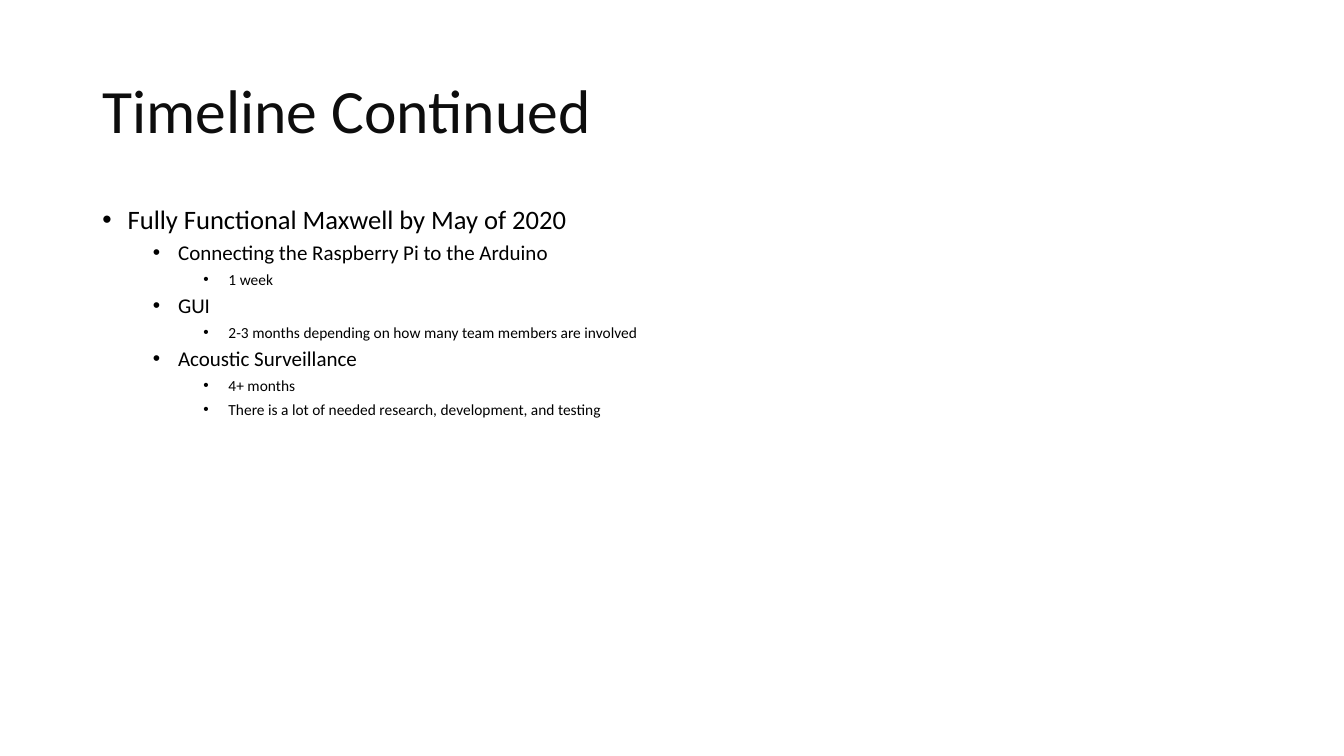
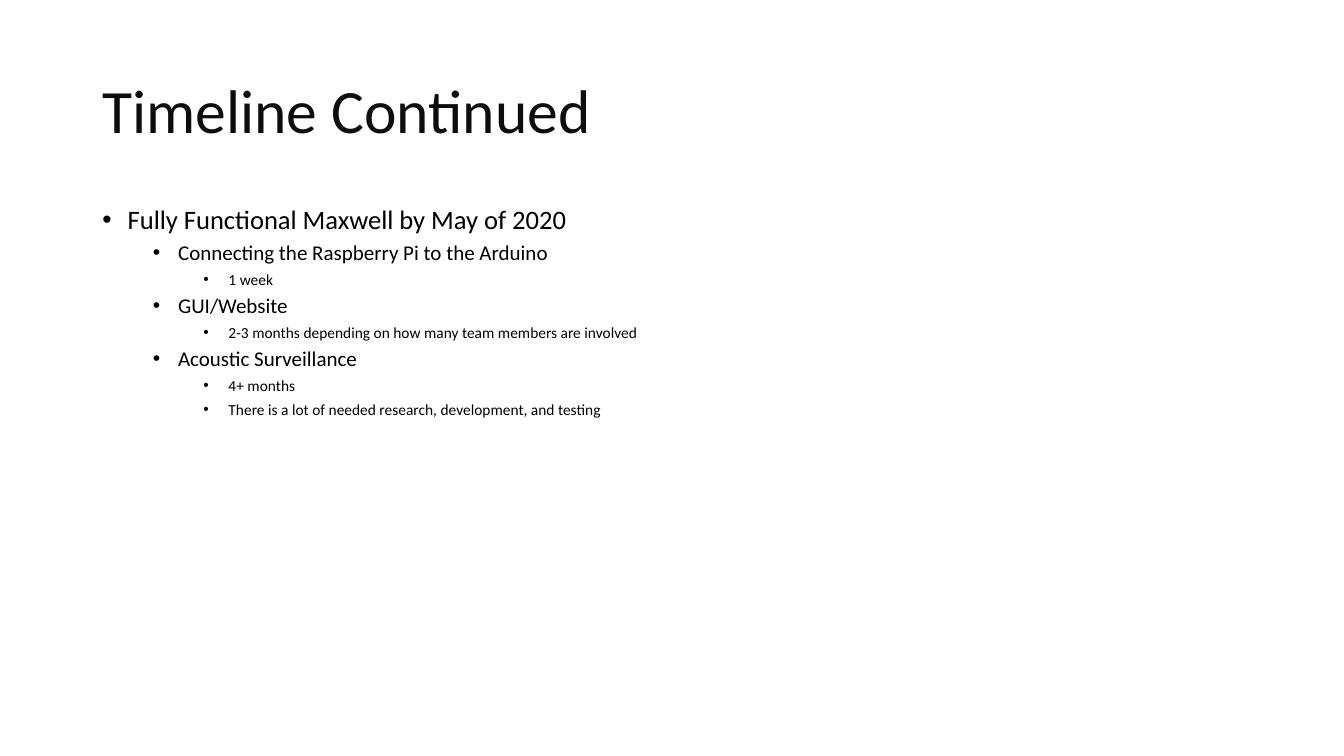
Before and after one commit to MaxwellBot/Main, a slide deck: slide 9 of Safety Demonstration 9.23.19.pptx. Drawn at 1344x756 pixels with LibreOffice and Linux fonts; fonts in the diff are those of the drawing. Boxes give left, top, right and bottom in pixels: in the first picture for what was removed or moved away, otherwise in the second. Text is boxed around its words. In the diff, an @@ line names an element or a change of style, - is before the commit and + after.

```diff
--- a/Safety Demonstration 9.23.19.pptx
+++ b/Safety Demonstration 9.23.19.pptx
@@ text at (178,298,288,314): text changed @@
-  • GUI
+  • GUI/Website
```
Also in this commit, not shown: 1 slide removed.
